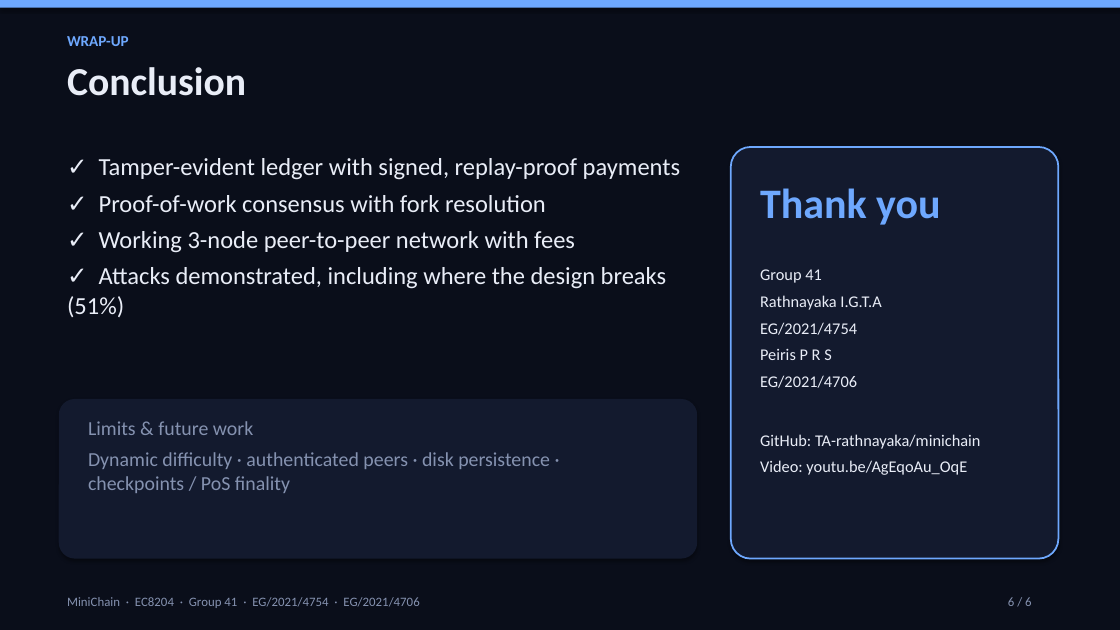
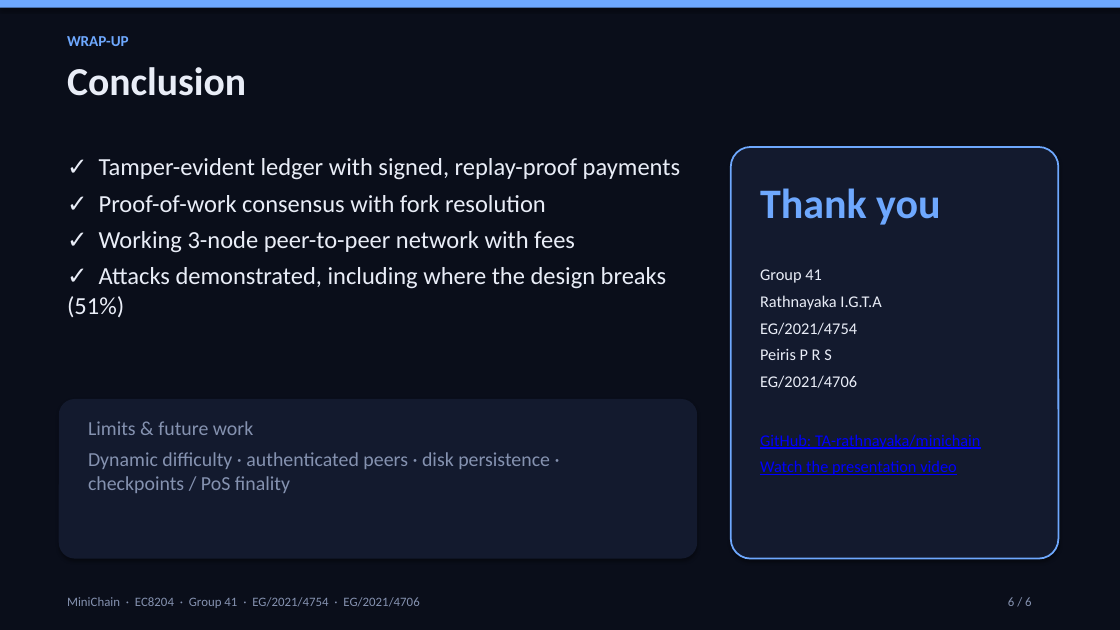
Before and after one commit to TA-rathnayaka/minichain, a slide deck: slide 6 of GP_41_Crypto_Transaction_System.pptx. Drawn at 1120x630 pixels with LibreOffice and Linux fonts; fonts in the diff are those of the drawing. Boxes give left, top, right and bottom in pixels: in the first picture for what was removed or moved away, otherwise in the second. Text is boxed around its words. In the diff, an @@ line names an element or a change of style, - is before the commit and + after.

```diff
--- a/GP_41_Crypto_Transaction_System.pptx
+++ b/GP_41_Crypto_Transaction_System.pptx
@@ text at (760,434,981,449): text colour #E9EDF7 to #0000FF, underline on in "GitHub: TA-rathnayaka/minichain" @@
@@ text at (760,460,956,475): text changed; text colour #E9EDF7 to #0000FF @@
-Video: youtu.be/AgEqoAu_OqE
+Watch the presentation video
```
Also in this commit, not shown: 1 other slide changed, 2 other files.
